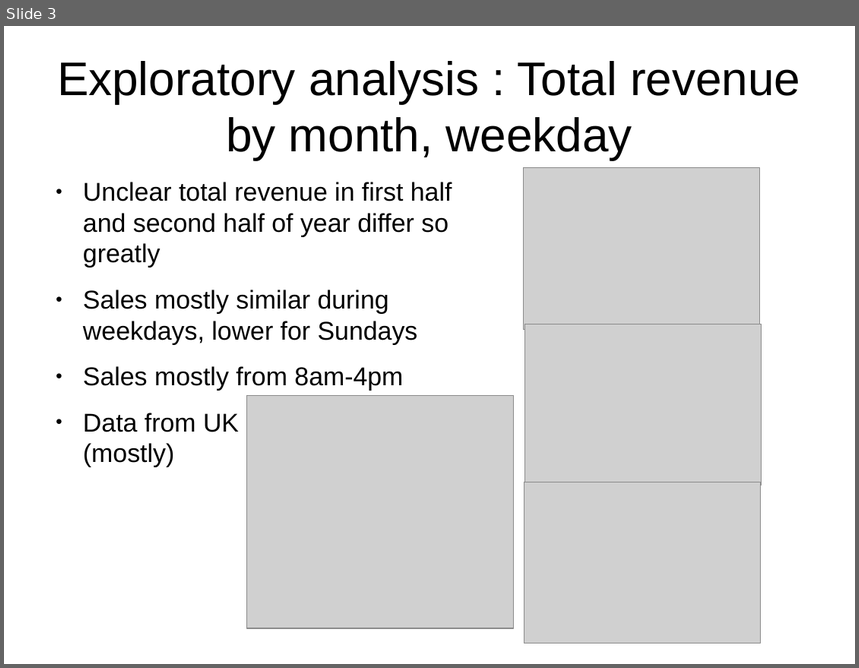
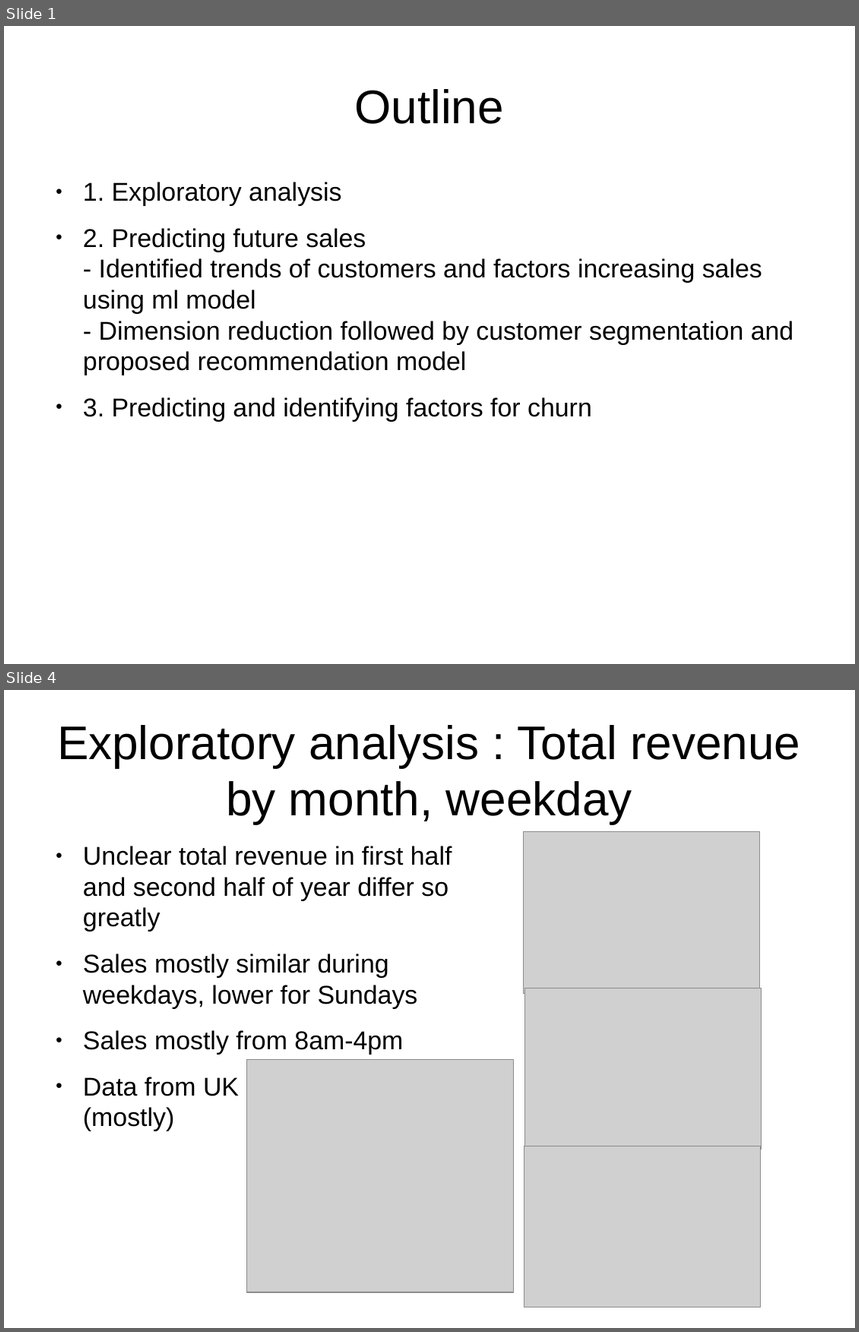
Before and after one commit to leexa90/E-commece-Data-Science, a slide deck: Present.odp. Shown one above the other, each under a label of ours: slide 3 before the commit, slides 1 and 4 after it; the slides between them are not shown. The pictures are 859x668 and 859x1332 pixels, drawn with LibreOffice and Linux fonts; fonts in the diff are those of the drawing; grey boxes stand for pictures. Boxes give left, top, right and bottom in pixels: in the first picture for what was removed or moved away, otherwise in the second. Text is boxed around its words. In the diff, an @@ line names an element or a change of style, - is before the commit and + after.

```diff
--- a/Present.odp
+++ b/Present.odp
@@ slide 1 added at (4, 26, 855, 664), background #FFFFFF @@
@@ title added at (354, 89, 504, 124), 44 pt, text #000000 @@
+Outline
@@ text added at (83, 182, 794, 422), 24 pt, text #000000 @@
+● 1. Exploratory analysis
+● 2. Predicting future sales
+  - Identified trends of customers and factors increasing sales using ml model
+  - Dimension reduction followed by customer segmentation and proposed recommendation model
+● 3. Predicting and identifying factors for churn
@@ what was slide 3 is now slide 4 @@
```
Also in this commit, not shown: 10 slides changed, 7 other slides added, 1 slide removed, 4 other files.
